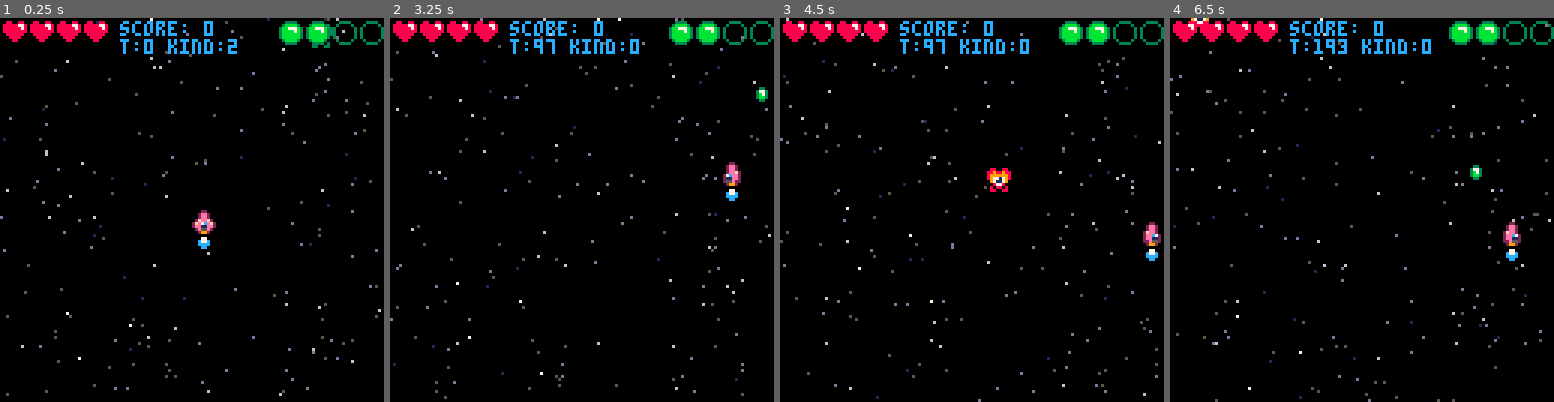
Above: before the commit, frames 1-4 (left to right).
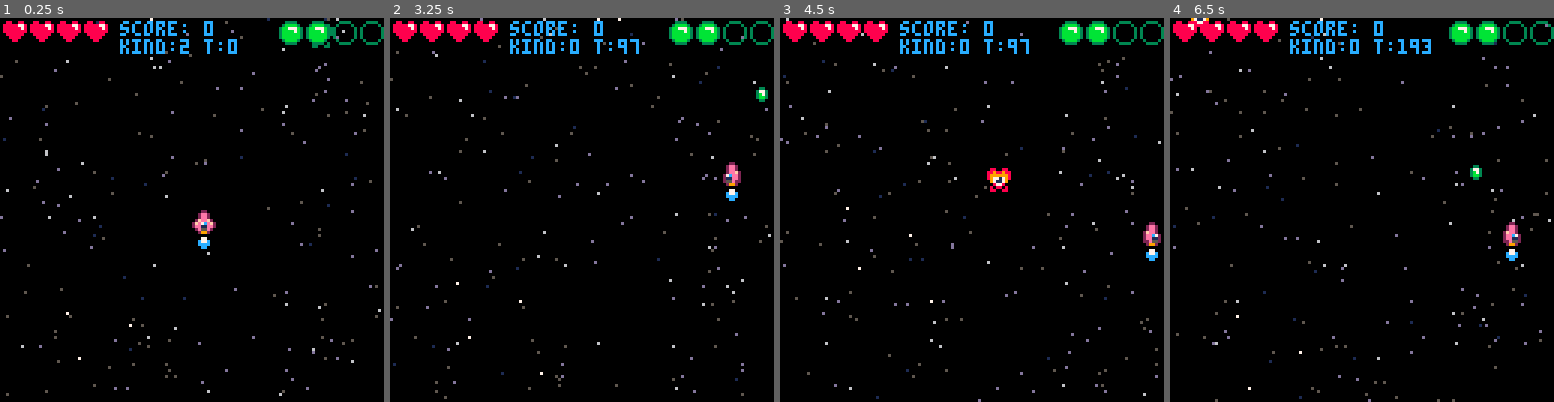
Above: after the commit, the same moments.

Repository: CalebmKopp/shmup-tutorial
Game: PICO-8 cartridge ep14-doggie/reaction-study.p8
Two runs of this game, one before a commit and one after it. Both use one fixed random seed, a clock stepped at 60 frames per second and the inputs below.
Inputs:
- Up to frame 1 (0.25 s): no input
- Up to frame 2 (3.25 s): tap X (X key) at 0.33, 1.07, 1.85, 2.97 s; tap O (Z key) at 0.7, 1.7, 2.1, 2.5, 2.9 s; hold Right 1.6-2.1 s; hold Up 2.15-2.42 s; hold Right 2.47-3.03 s; hold Left from 3.08 s (still down)
- Up to frame 3 (4.5 s): tap O (Z key) at 3.3, 3.7, 4.1 s; release Left at 3.58 s; hold Down 3.63-3.97 s; hold Right from 4.02 s (still down); tap X (X key) at 4.08 s
- Up to frame 4 (6.5 s): tap O (Z key) every 0.4 s from 4.5 to 6.1 s; release Right at 4.68 s; hold Up 4.73-5.03 s; hold Left 5.08-5.68 s; tap X (X key) at 5.2, 6.32 s; hold Down 5.73-6.03 s; hold Right from 6.08 s (still down)

The runs differ from the first frame. In frame 1, 0.5% of the frame differs, in the area x 31-62%, y 5-10%; in frame 2, 0.5%; in frame 3, 0.5%; in frame 4, 0.6%, in the area x 31-68%, y 5-10%.

Commit message:
moving "flash" code to after pallette swaps, cuz otherwise the enemies wouldn't flash when different colors

Diff:
--- a/ep14-doggie/reaction-study.p8
+++ b/ep14-doggie/reaction-study.p8
@@ -247,9 +247,9 @@
 		hp=15,
 		flash=0,
 		spr=55,
-		kind=flr(rnd(3))
+		kind=rnd(3)\1
 	}
-	debug("t:"..t.." kind:"..myen.kind)
+	debug("kind:"..myen.kind.." t:"..t)
 	add(enemies, myen)
 end
 
@@ -449,18 +449,18 @@
 
 	--draw enemies
 	for en_ref in all(enemies) do
-		if en_ref.flash>=0 then
-			en_ref.flash-=1
-			for i=1,15 do
-				pal(i,7)
-			end
-		end
 		if en_ref.kind==2 then
 			pal(9,11)
 			pal(8,3)
 		elseif en_ref.kind==1 then
 			pal(9,15)
 			pal(8,2)
+		end
+		if en_ref.flash>=0 then
+			en_ref.flash-=1
+			for i=1,15 do
+				pal(i,7)
+			end
 		end
 		drw_obj(en_ref)
 		pal()
Not shown, changed: ep14-doggie/readme.md
